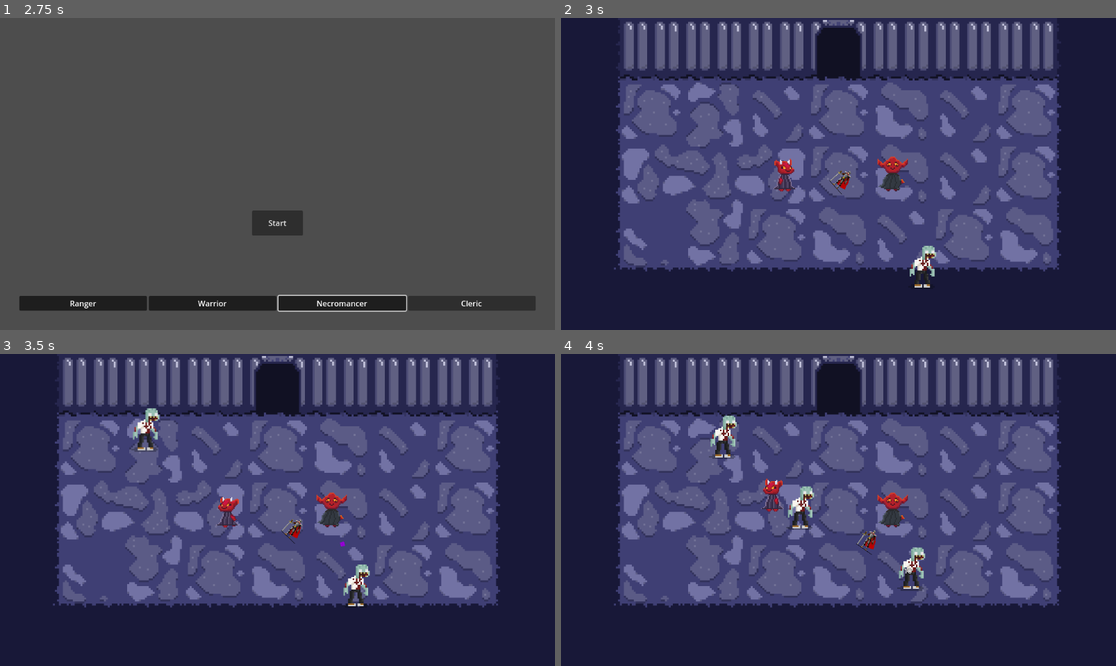
Above: before the commit, frames 1-4 (two rows, left to right).
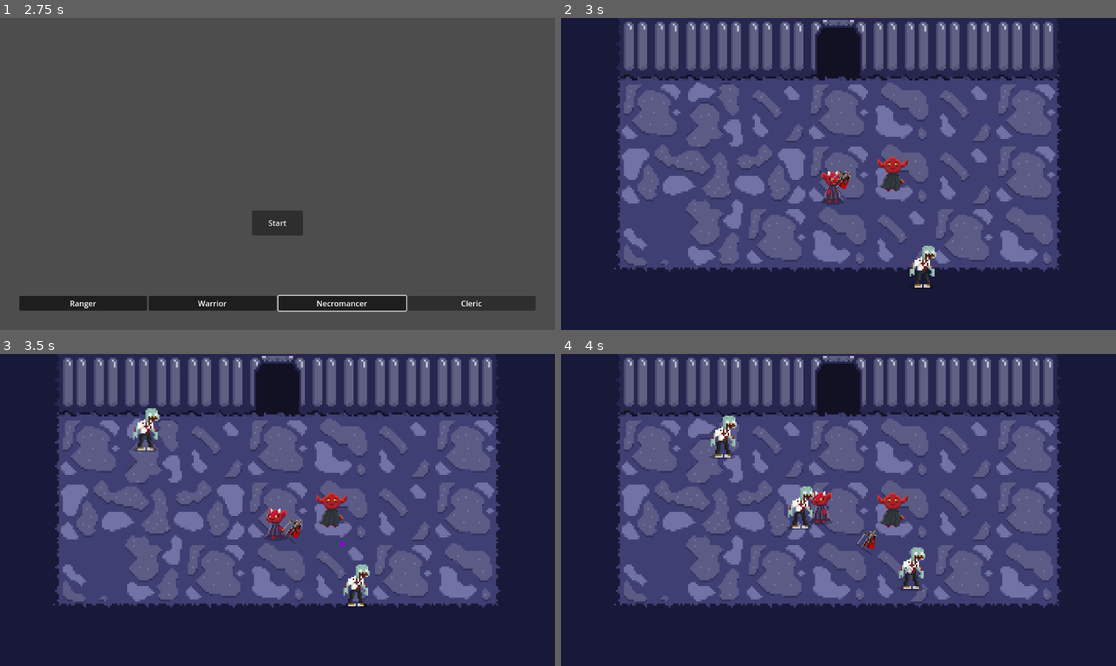
Above: after the commit, the same moments.

Repository: AlexYud/team-roguelike
Game: Godot game, scene res://Scenes/lobby.tscn
Same seed, same stepped clock (60 frames per second), same inputs: the game is played once before the commit and once after it.
Inputs:
- Up to frame 1 (2.75 s): click "Ranger" at 0.5 s; click "Warrior" at 1.25 s; click "Necromancer" at 2 s
- Up to frame 2 (3 s): click "Start" at 2.75 s
- Up to frame 3 (3.5 s): no input
- Up to frame 4 (4 s): no input

Frame 1 is identical in both runs. In frame 2, 0.5% of the frame differs, in the area x 38-52%, y 44-60%; in frame 3, 0.5%; in frame 4, 0.5%, in the area x 36-49%, y 39-55%.

Commit message:
feature: new map

Diff:
--- a/team-roguelike/Scenes/Characters/ranger.tscn
+++ b/team-roguelike/Scenes/Characters/ranger.tscn
@@ -163,6 +163,7 @@
 script = ExtResource("1_txnr6")
 
 [node name="AnimatedSprite2D" type="AnimatedSprite2D" parent="."]
+position = Vector2(133, 31)
 scale = Vector2(0.3, 0.3)
 sprite_frames = SubResource("SpriteFrames_lij4p")
 animation = &"walking"
--- a/team-roguelike/Scripts/ranger.gd
+++ b/team-roguelike/Scripts/ranger.gd
@@ -40,6 +40,8 @@
 var original_color: Color = Color.WHITE
 var is_moving: bool = false
 var last_position: Vector2
+var idle_frames: int = 0
+var idle_threshold: int = 150
 
 func _ready():
 	add_to_group("characters")
@@ -48,7 +50,7 @@
 	arrow_timer = arrow_cooldown
 	multi_shot_timer = multi_shot_cooldown
 	rain_timer = rain_of_arrows_cooldown
-	anim_sprite.play("breathe")
+	anim_sprite.play("idle")
 	last_position = position
 
 func setup_visuals():
@@ -136,11 +138,18 @@
 
 func update_animation():
 	if is_moving:
+		idle_frames = 0
 		if anim_sprite.animation != "walking":
 			anim_sprite.play("walking")
 	else:
-		if anim_sprite.animation != "breathe":
-			anim_sprite.play("breathe")
+		idle_frames += 1
+		print(idle_frames)
+		if idle_frames < idle_threshold:
+			if anim_sprite.animation != "idle":
+				anim_sprite.play("idle")
+		else:
+			if anim_sprite.animation != "breathe":
+				anim_sprite.play("breathe")
 
 func update_sprite_flip():
 	# Flip sprite based on target rotation or movement direction
Binary file changed: team-roguelike/Assets/Sprites/Characters/Labuba/demonv23_4-Idle_Sheet.png
Binary file changed: team-roguelike/Assets/Sprites/Characters/Labuba/demonv23_4-Sheet.png
Binary file changed: team-roguelike/Assets/Sprites/Characters/Labuba/demonv23_4-Walking_Sheet.png
Not shown, changed: team-roguelike/Assets/Sprites/Characters/Labuba/demonv23_4-Walking_Sheet.png.import
Not shown: 1 places in team-roguelike/Scenes/Characters/ranger.tscn that only renumber resources
